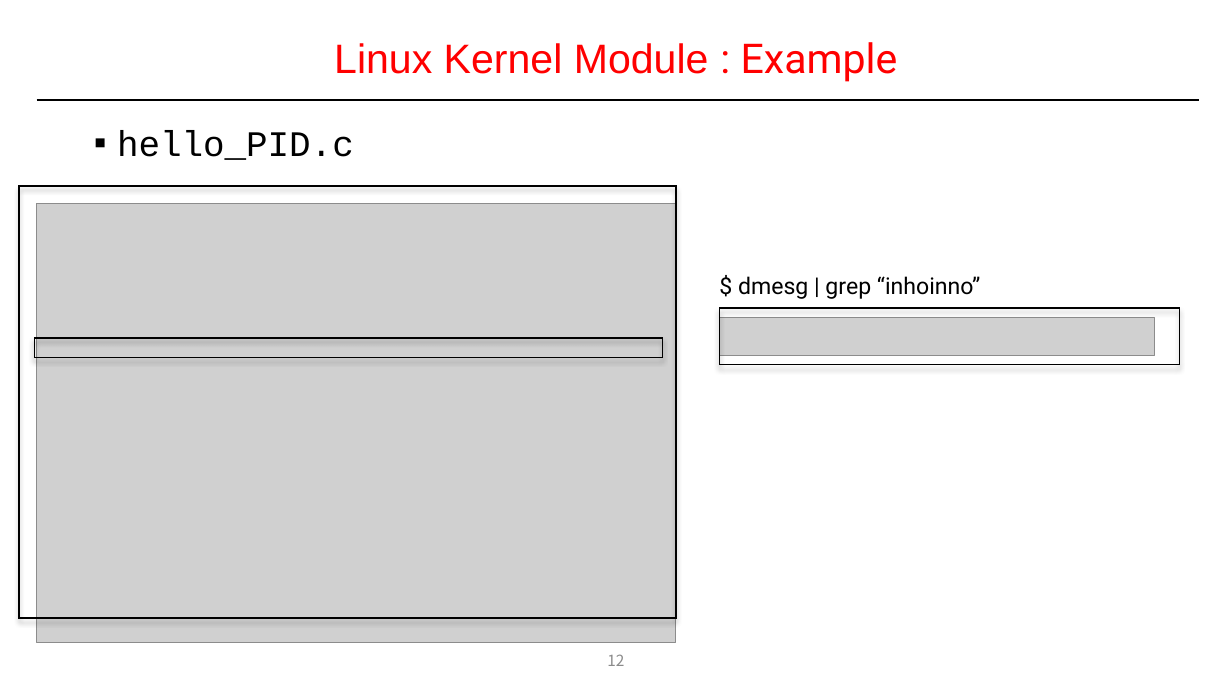
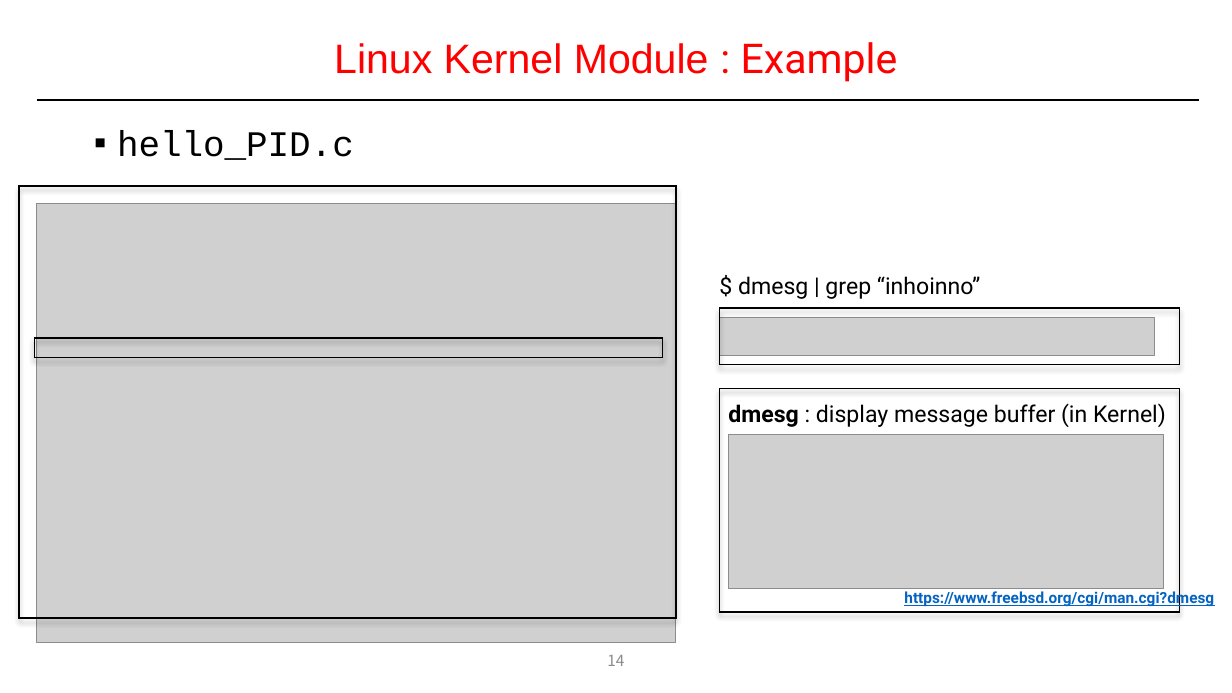
Before and after one commit to DKU-EmbeddedSystem-Lab/2022_Kernel_Study, a slide deck: slide 14 of 1주(1월 4일)/1주차_리눅스 커널 모듈 프로그래밍_송인호_PPT.pptx (slide 12 before the commit). Drawn at 1232x693 pixels with LibreOffice and Linux fonts; fonts in the diff are those of the drawing; grey boxes stand for pictures. Boxes give left, top, right and bottom in pixels: in the first picture for what was removed or moved away, otherwise in the second. Text is boxed around its words. In the diff, an @@ line names an element or a change of style, - is before the commit and + after.

```diff
--- a/1주(1월 4일)/1주차_리눅스 커널 모듈 프로그래밍_송인호_PPT.pptx
+++ b/1주(1월 4일)/1주차_리눅스 커널 모듈 프로그래밍_송인호_PPT.pptx
@@ rectangle added at [719, 389, 1179, 613], outline #000000 1 pt @@
@@ text added at [728, 403, 1166, 427], 18 pt, text #000000 @@
+dmesg : display message buffer (in Kernel)
@@ picture added at [728, 434, 1164, 589] @@
@@ text added at [904, 590, 1214, 608], 12 pt, text #0563C1, bold, underline @@
+https://www.freebsd.org/cgi/man.cgi?dmesg
@@ page number at [607, 655, 624, 666]: text changed @@
-12
+14
```
Also in this commit, not shown: 3 other slides changed, 2 slides added, 1 slide removed, 1 other file.
